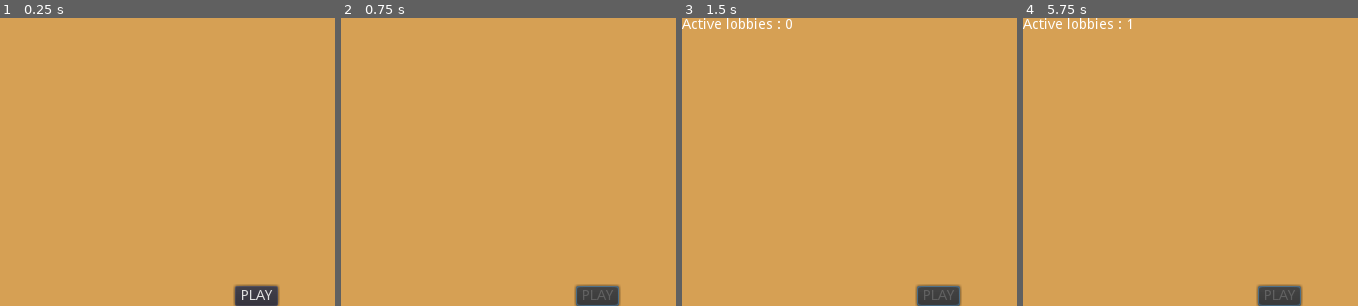
Above: before the commit, frames 1-4 (left to right).
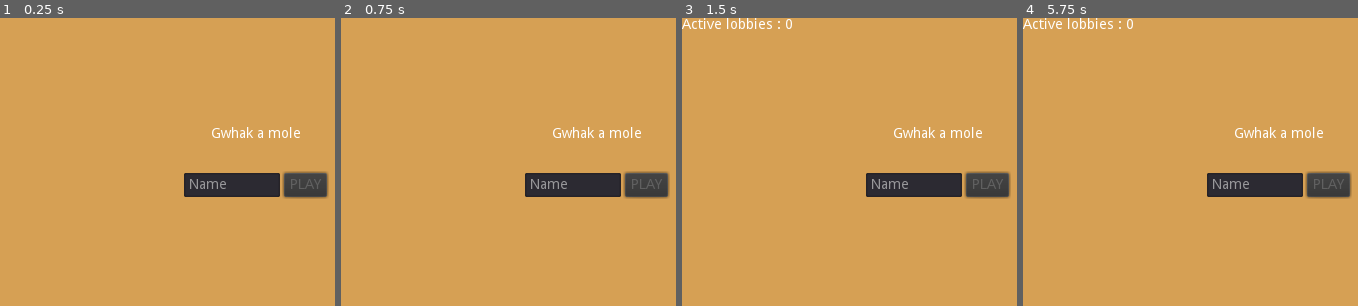
Above: after the commit, the same moments.

Repository: ShatteredShard/gwhack-a-mole
Game: Godot game, scene res://scenes/menu/menu.tscn
Two runs of this game, one before a commit and one after it. Both use one fixed random seed, a clock stepped at 60 frames per second and the inputs below.
Inputs (mouse positions are in pixels of both pictures, inside the frame that each line leads up to):
- Up to frame 1 (0.25 s): no input
- Up to frame 2 (0.75 s): click (595, 297) at 0.5 s, where only the run before the commit has a clickable "PLAY"
- Up to frame 3 (1.5 s): tap Enter at 1.25 s; move the mouse to (outside the picture) at 1.27 s; click (outside the picture) at 1.42 s
- Up to frame 4 (5.75 s): tap Space at 2, 3.5, 5 s; drag from (1177, 176) to (1254, 219) at 2.02 s; tap Enter at 2.75, 4.25 s; move the mouse to (1331, 98) at 2.77 s; click (1331, 98) at 2.92 s; drag from (1254, 219) to (1126, 118) at 3.52 s; move the mouse to (outside the picture) at 4.27 s; click (outside the picture) at 4.42 s; drag from (1126, 118) to (1200, 90) at 5.02 s

The runs differ from the first frame. In frame 1, 5.1% of the frame differs, in the area x 54-99%, y 37-100%; in frame 2, 5.1%; in frame 3, 5.1%; in frame 4, 5.2%, in the area x 31-99%, y 0-100%.

Commit message:
add pseudo

Diff:
--- a/src/scenes/entities/hammer.gd
+++ b/src/scenes/entities/hammer.gd
@@ -3,6 +3,8 @@
 var fruit_under:Fruit = null
 
 var id := 0
+
+var is_host:=false
 
 func _input(event):
 	if !$animation_player.is_playing() and is_network_master():
@@ -24,8 +26,13 @@
 
 func hit():
 	if fruit_under != null:
-		print("yes")
+
 		get_parent().rpc("hit_fruit",id,fruit_under.id)
+
+		if !is_host:
+			fruit_under.queue_free()
+		fruit_under=null
+
 
 
 func _on_hammer_body_entered(body):
--- a/src/scenes/game.gd
+++ b/src/scenes/game.gd
@@ -15,6 +15,8 @@
 var state = STATE.waiting
 
 var players_id := []
+
+var players_name := {}
 
 var players_fruits := {}
 
@@ -34,6 +36,7 @@
 			var peer = NetworkedMultiplayerENet.new()
 			peer.create_client(Gotm.lobby.host.address, PORT)
 			get_tree().set_network_peer(peer)
+			rpc("set_player_name",get_tree().get_network_unique_id(),Gotm.user.display_name)
 		get_tree().connect("server_disconnected", self, "_server_disconnected")
 	else:
 		get_tree().change_scene("res://scenes/menu/menu.tscn")
@@ -41,11 +44,22 @@
 
 func _player_connected(id):
 	if Gotm.lobby.is_host():
-		players_id.push_back(id)
-		rpc("_start_game")
+		if !Gotm.lobby.hidden:
+			Gotm.lobby.hidden = true
+			players_id.push_back(id)
+			rpc("_start_game")
+		else:
+			pass
+
+remotesync func set_player_name(id,name):
+	players_name[id]=name
+	if id==get_tree().get_network_unique_id():
+		$hud/label_host.text=name
+	else:
+		$hud/label_peer.text=name
 
 remotesync func _start_game():
-	Gotm.lobby.hidden = true
+	rpc("set_player_name",get_tree().get_network_unique_id(),Gotm.user.display_name)
 	state = STATE.starting
 	$waiting.hide()
 	if Gotm.lobby !=null:
@@ -53,13 +67,25 @@
 			for id in players_id:
 				players_fruits[id]=[]
 				rpc("create_hammer",id)
-			rset("players_id",players_id)
-			rset("players_fruits",players_fruits)
+			rpc("players_fruits",players_fruits,players_id)
+
+remotesync func players_fruits(new_players_fruits,new_players_id):
+	players_id = new_players_id
+	players_fruits=new_players_fruits
+#	for id in players_id:
+#		if players_fruits.has(id):
+#			if id==get_tree().get_network_unique_id():
+#				$hud/label_host.text=str(players_fruits[id])
+#			else:
+#				$hud/label_peer.text=str(players_fruits[id])
 
 remotesync func create_hammer(id):
 	var hammer = HAMMER_PACKED.instance()
 	hammer.position = Vector2(512/4+512/2*id,288/2)
 	hammer.id = id
+	if Gotm.lobby !=null:
+		if Gotm.lobby.is_host():
+			hammer.is_host=true
 	hammer.set_network_master(id)
 	add_child(hammer)
 
@@ -83,13 +109,6 @@
 func _on_btn_alone_pressed():
 	_start_game()
 
-func _process(delta):
-	for id in players_id:
-		if players_fruits.has(id):
-			if id!=1:
-				$hud/label_peer.text=str(players_fruits[id])
-			else:
-				$hud/label_host.text=str(players_fruits[id])
 
 func _on_timer_timeout():
 	print("oui")
@@ -108,7 +127,7 @@
 			if obj.id == id_fruit:
 				obj.queue_free()
 				players_fruits[id_player].push_back(id_fruit)
-				rset("players_fruits",players_fruits)
+				rpc("players_fruits",players_fruits,players_id)
 				rpc("destroy_fruit",id_fruit)
 
 remote func destroy_fruit(id):
--- a/src/scenes/game.tscn
+++ b/src/scenes/game.tscn
@@ -77,7 +77,9 @@
 [node name="label_host" type="Label" parent="hud"]
 margin_right = 40.0
 margin_bottom = 14.0
-text = "0"
+__meta__ = {
+"_edit_use_anchors_": false
+}
 
 [node name="label_peer" type="Label" parent="hud"]
 anchor_left = 1.0
@@ -85,7 +87,6 @@
 margin_left = -27.0
 margin_bottom = 14.0
 grow_horizontal = 0
-text = "0"
 align = 2
 __meta__ = {
 "_edit_use_anchors_": false
--- a/src/scenes/menu/menu.gd
+++ b/src/scenes/menu/menu.gd
@@ -4,11 +4,14 @@
 
 onready var _fetch = GotmLobbyFetch.new()
 
+onready var line_edit = $v_box_container/h_box_container/line_edit
+onready var button = $v_box_container/h_box_container/button
+
 func _ready():
 	refresh_lobbies()
 
 func _on_button_pressed():
-	$button.disabled = true
+	button.disabled = true
 	var lobbies:Array = yield(_fetch.first(1), "completed")
 	var yes=false
 	if lobbies.size()>0:
@@ -17,13 +20,15 @@
 			var success = yield(lobby.join(), "completed")
 			if success:
 				get_tree().change_scene("res://scenes/game.tscn")
+				Gotm.user.display_name = line_edit.text
 				yes = true
 			else:
-				$button.disabled = false
+				button.disabled = false
 	if !yes:
 		Gotm.host_lobby(false)
 		Gotm.lobby.hidden = false
 		Gotm.lobby.name = "test"
+		Gotm.user.display_name = line_edit.text
 		get_tree().change_scene("res://scenes/game.tscn")
 
 
@@ -34,3 +39,10 @@
 
 func _on_timer_timeout():
 	refresh_lobbies()
+
+
+func _on_line_edit_text_changed(new_text):
+	if new_text.replace(" ","") != "":
+		 button.disabled = false
+	else:
+		button.disabled = true
--- a/src/scenes/menu/menu.tscn
+++ b/src/scenes/menu/menu.tscn
@@ -10,16 +10,6 @@
 "_edit_use_anchors_": false
 }
 
-[node name="button" type="Button" parent="."]
-anchor_left = 0.5
-anchor_top = 1.0
-anchor_right = 0.5
-anchor_bottom = 1.0
-margin_left = -21.5
-margin_top = -20.0
-margin_right = 21.5
-text = "PLAY"
-
 [node name="label" type="Label" parent="."]
 margin_right = 40.0
 margin_bottom = 14.0
@@ -27,5 +17,42 @@
 [node name="timer" type="Timer" parent="."]
 wait_time = 5.0
 autostart = true
-[connection signal="pressed" from="button" to="." method="_on_button_pressed"]
+
+[node name="v_box_container" type="VBoxContainer" parent="."]
+anchor_right = 1.0
+anchor_bottom = 1.0
+custom_constants/separation = 32
+alignment = 1
+__meta__ = {
+"_edit_use_anchors_": false
+}
+
+[node name="title" type="Label" parent="v_box_container"]
+margin_top = 109.0
+margin_right = 512.0
+margin_bottom = 123.0
+text = "Gwhak a mole"
+align = 1
+
+[node name="h_box_container" type="HBoxContainer" parent="v_box_container"]
+margin_top = 155.0
+margin_right = 512.0
+margin_bottom = 179.0
+alignment = 1
+
+[node name="line_edit" type="LineEdit" parent="v_box_container/h_box_container"]
+margin_left = 184.0
+margin_right = 280.0
+margin_bottom = 24.0
+rect_min_size = Vector2( 96, 0 )
+placeholder_text = "Name"
+
+[node name="button" type="Button" parent="v_box_container/h_box_container"]
+margin_left = 284.0
+margin_right = 327.0
+margin_bottom = 24.0
+disabled = true
+text = "PLAY"
 [connection signal="timeout" from="timer" to="." method="_on_timer_timeout"]
+[connection signal="text_changed" from="v_box_container/h_box_container/line_edit" to="." method="_on_line_edit_text_changed"]
+[connection signal="pressed" from="v_box_container/h_box_container/button" to="." method="_on_button_pressed"]
